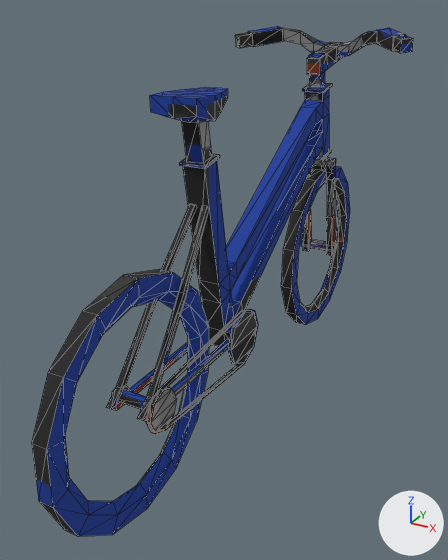
Two versions of the glTF model public/models/lowpix/world/mamachari.glb, one commit apart.
One viewpoint serves both versions: a 50 mm camera at (0.836, -1.698, 1.253) aimed at (-0.045, -0.096, 0.452). The axes (+X, +Y, +Z) are drawn at lower right. The lights are the same throughout. The picture after the commit comes second. Mesh edges are drawn as thin lines. Where no turn or scale is listed for an object, it has been applied to the vertices. Vertices at exactly the same position are counted once.
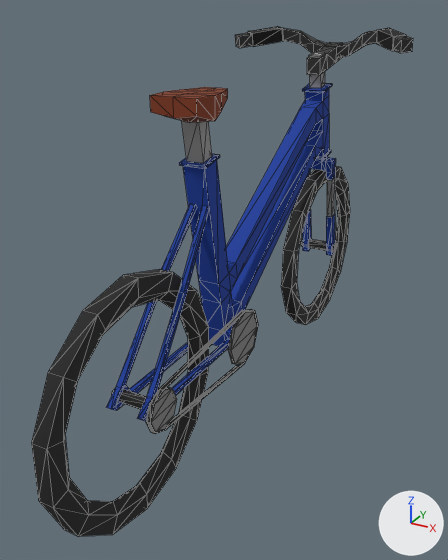
What changed in the scene script:
```text
Change me_mesh:
    where me_mesh.from_pydata(...)  # 572 vertices, 1117 faces; spans x -0.33..0.33, y -0.98..0.98, z -0.59..0.59
    used by ob_mesh; location = (0.0, 0.0, 0.594)
    me_mesh part 1: 1091 kept faces spanning x -0.33..0.33, y -0.98..0.98, z -0.59..0.59 get new texture (UV) coordinates
```

What differs and where, as boxes (x1, y1, x2, y2) in the pictures (448 x 560 px):
part 1 of me_mesh, surface changed: (36, 26, 413, 537) in both
